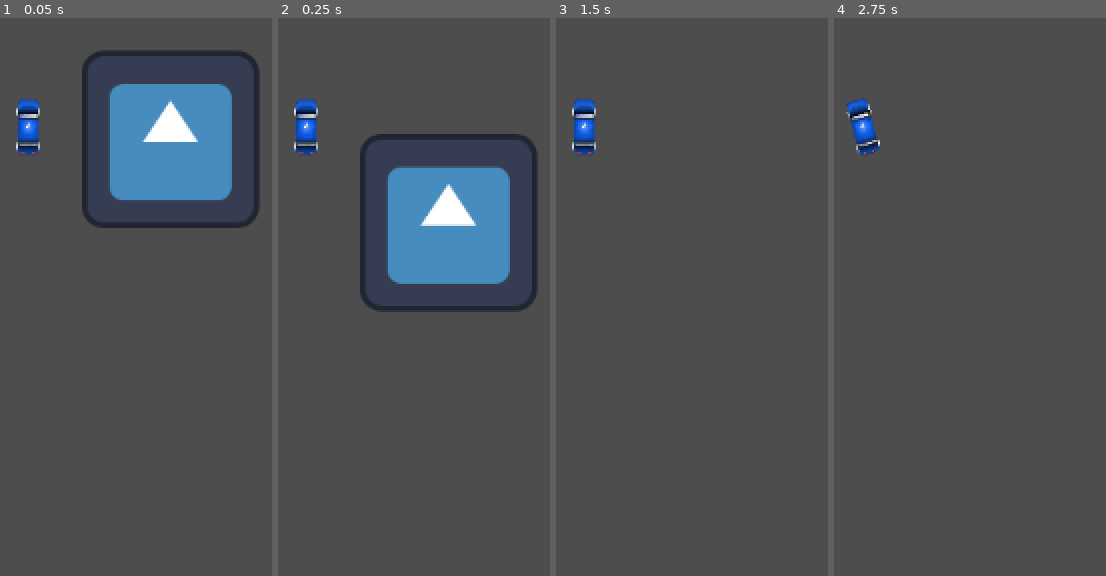
Above: before the commit, frames 1-4 (left to right).
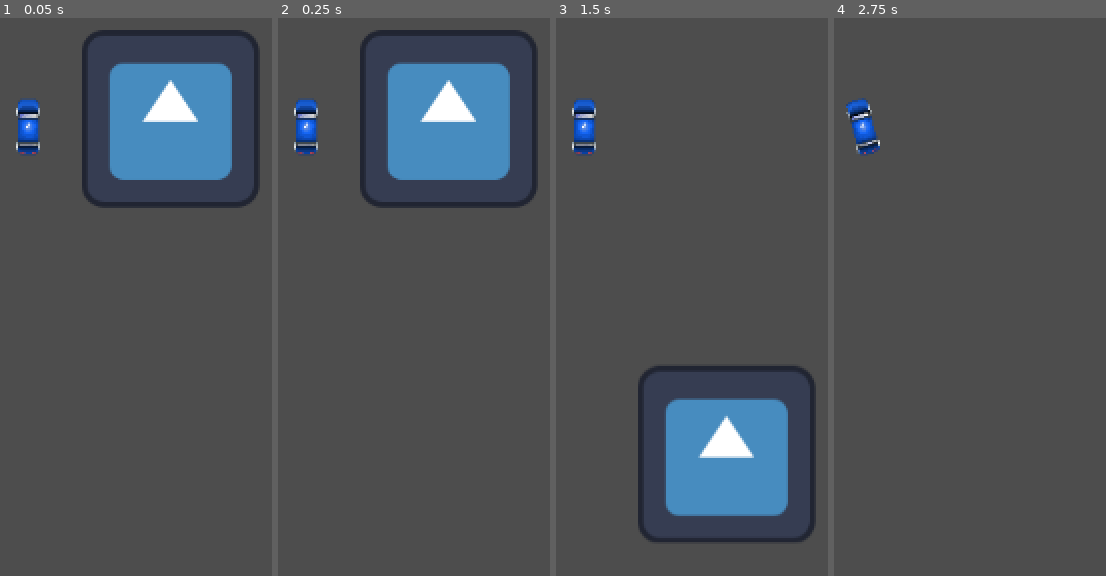
Above: after the commit, the same moments.

Repository: qigoh23/GameForGameJamNoTypos
Game: Godot game, scene res://Scenes/Game_World.tscn
The game is run twice, just before and just after one commit, with the same random seed, the same clock (stepped at 60 frames per second) and the same inputs. Before the commit the project has no main scene; this scene is started directly in both runs. The engine's default icon, where the game draws it, is replaced by a stand-in: a white triangle on a blue panel in a dark square.
Inputs:
- Up to frame 1 (0.05 s): no input
- Up to frame 2 (0.25 s): no input
- Up to frame 3 (1.5 s): hold W (accelerate) from 0.53 s (still down)
- Up to frame 4 (2.75 s): release W (accelerate) at 2.03 s; hold A (turn_left) from 2.03 s (still down)

The runs differ from the first frame. In frame 1, 7.5% of the frame differs, in the area x 30-96%, y 2-38%; in frame 2, 20%, in the area x 30-96%, y 2-53%; in frame 3, 12%; in frame 4, nothing differs.

Commit message:
Small change

Diff:
--- a/noah's-origin/Scripts/player.gd
+++ b/noah's-origin/Scripts/player.gd
@@ -2,13 +2,18 @@
 
 @export var turn_velocity := 0.0
 
-const MAX_TURN_SPEED := 300.0
-const MAX_SPEED := 300.0
+const ACCELERATION := 1000.0
+const MAX_TURN_SPEED := 3000.0
+const BRAKE_ACCEL := 2000.0
+var MAX_SPEED := 300.0
 
+var local_velocity := Vector2.ZERO
 
 func _physics_process(delta: float) -> void:
-	var accel_vs_brake := Input.get_axis("brake", "accelerate")
-	var local_velocity := Vector2(0.0, -MAX_SPEED)
+	var accel := Input.is_action_pressed("accelerate")
+	var brake := Input.is_action_pressed("brake")
+
+	local_velocity = Vector2(0.0, move_toward(local_velocity.y, -MAX_SPEED * (1.0 if (accel and (not brake)) else 0.0), ((BRAKE_ACCEL if brake else ACCELERATION) * delta)))
 
 	var turn_direction := Input.get_axis("turn_left","turn_right")
 	turn_velocity = move_toward(turn_velocity, turn_direction, MAX_TURN_SPEED * delta)
--- a/noah's-origin/project.godot
+++ b/noah's-origin/project.godot
@@ -11,6 +11,7 @@
 [application]
 
 config/name="Noah's origin"
+run/main_scene="uid://g1cqo60ulmic"
 config/features=PackedStringArray("4.5", "Forward Plus")
 config/icon="res://icon.svg"
 
